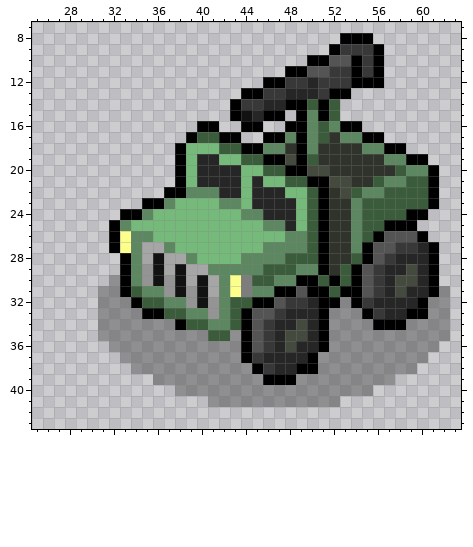
One commit to this pixel-art sprite: Images.Tileset/TileSets/HexaRealm/Units/Humvee.png. The first picture shows the starting point.
The file is 64x56 pixels. Shown: x 25..63, y 7..43.
New version:
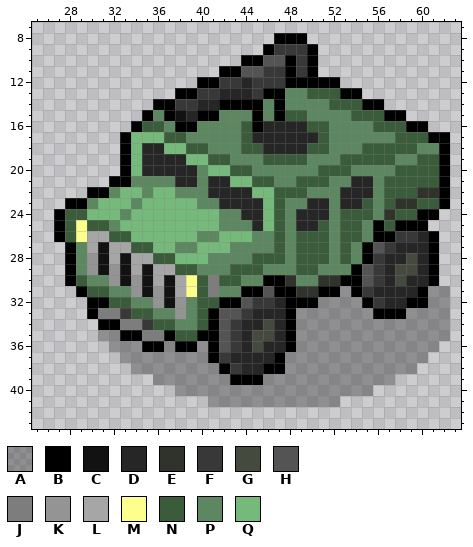
Palette (. is transparent): A #0000004d  B #000000  C #121212  D #262626  E #30332b  F #383838  G #454a3f  H #545454  J #7d7d7d  K #949494  L #a6a6a6  M #fdff8c  N #3b5c3b  P #5c8760  Q #75ba7b
Changes in this commit:
Changed rows in their new state; - is an unchanged pixel.
first column x 27:
 8 --------------------BBB---...-------
 9 -------------------BFFFB-.....------
10 -----------------BBHHBF-......------
11 ---------------BBHHFF-FB......------
12 -------------BBFFDFFFBBBBB....------
13 -----------BBFFDDDFBBPPNNN-B--------
14 ---------BBFFDDB-BBPBPPPP-NNBB------
15 --------BPBCDBBPPPBP-NN-PPPNNNBB----
16 -------BNNPBBPPPPN-DDDDN--PPPNNNBB--
17 ------BQQQNNPPPPPNDDDDDD-P--PPPNNNBB
18 ------BQDDQQNNPPPNNDDDDNNPPPNNNNNPPB
19 ------BQDDDD-QNNPPPNNNNPPPNNNNN-PNNB
20 ------BQDDDDDPQQNNPPPPPPNNNPPPP-NNNB
21 -----BBPPPPDDP--Q-NNPP-NNPPDDPNN--NB
22 ---BBPQQPQQP--D--DQQNNNPPPDDD----EEB
23 -BBPQQQPQQQ--PPDDD-QNPPDDPDD-P-EE-NB
24 BNNQQQPQQ------PPDDQNPDDDPNN-PE-N-B-
25 BNMNNPQ--------PPPDQNPDDNPNNPBN--B--
26 BNMLLNNQQ----PP---PPN-N-NPNNP-BFFDB-
27 -BPLCLLNNQQPP---PPP-N-N-NPN---FDD---
28 -BPKCLCL-NNQQ-PPP-NNNP--NPNP-FD-G---
29 -BPKCKCLCL-NNP--NNNPPPNNPPP----G----
30 -BNPPKCKCLCLMNJNNPPBBEPPEEB-----D---
31 --BNNPPKCKCLMNJ-PBBH--EE-BA-FD-D-BA-
32 ---BBNNPPKCKPNNBBHFFDBBBAA-ABF--B---
33 ---BJJFNNPPK-NBHHFDDDBAAA---ABBBAA--
34 ----BBJJFNNPP-BHFDDG-BAAA----AAA----
35 ------BBJJBNNBBHFDGG-BAAA-----------
36 --------BB-BB-BHFDGD-BAAA-----------
37 --------------BFDDD-BAAA------------
38 ---------------BFDDBBAAA------------
39 ----------------BBBAAA--------------
